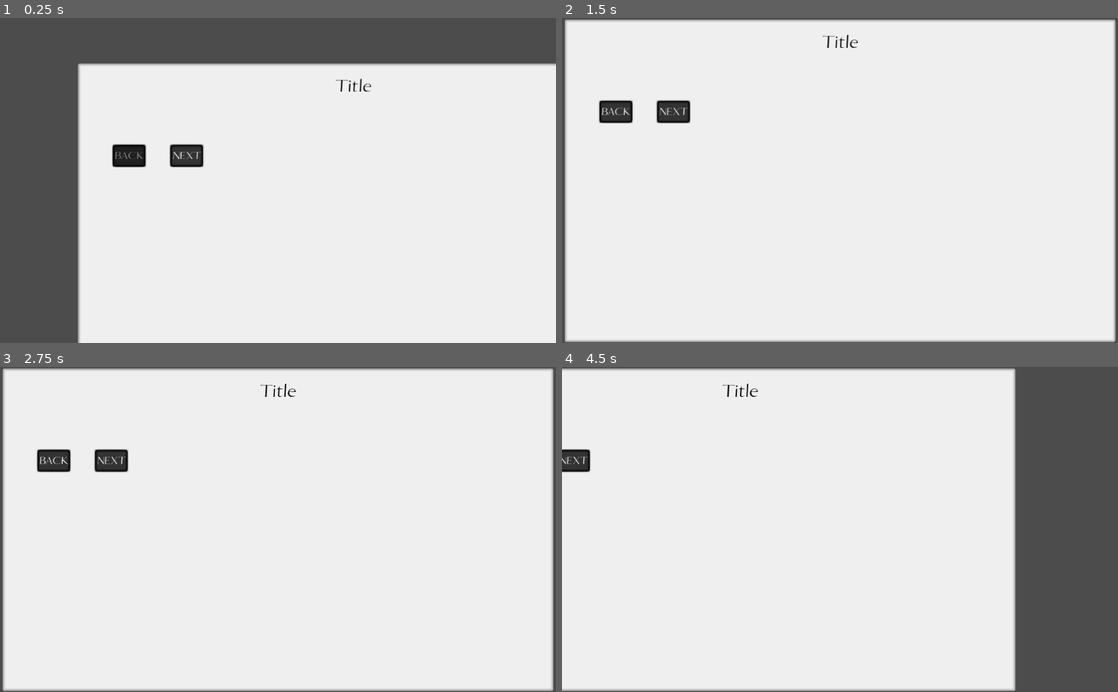
Above: before the commit, frames 1-4 (two rows, left to right).
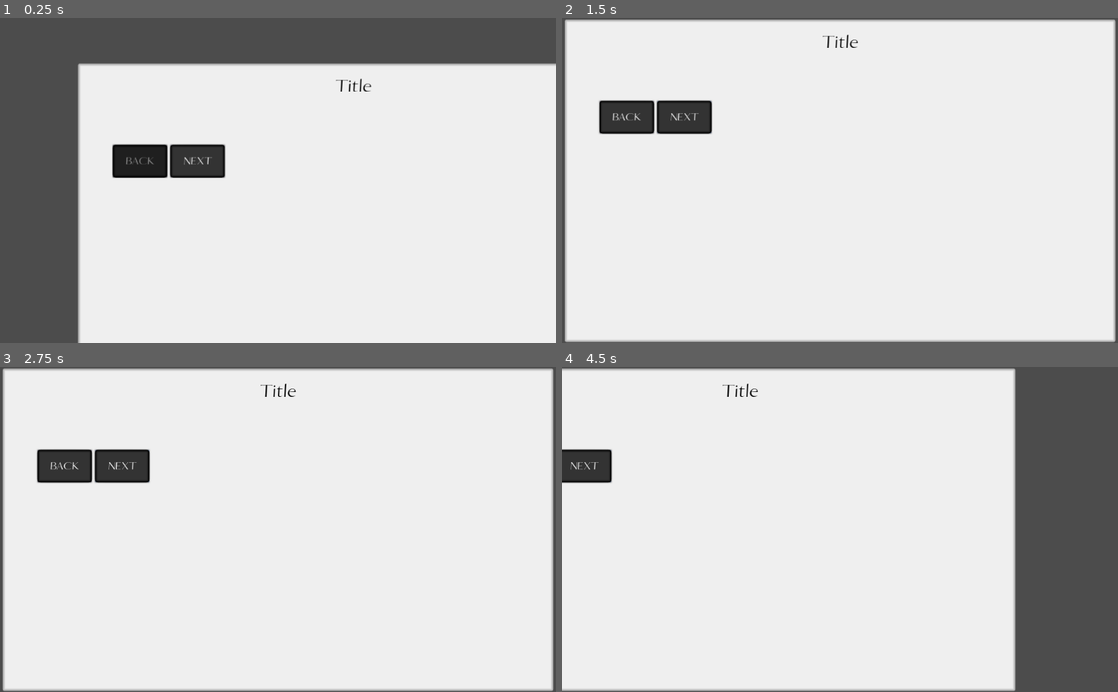
Above: after the commit, the same moments.

Repository: AndreMoukarzel/Grana-Preta
Game: Godot game, scene res://school/Lessons/Question.tscn
The game is run twice, just before and just after one commit, with the same random seed, the same clock (stepped at 60 frames per second) and the same inputs. This scene is started directly instead of the project's main scene.
Inputs (mouse positions are in pixels of both pictures, inside the frame that each line leads up to):
- Up to frame 1 (0.25 s): no input
- Up to frame 2 (1.5 s): click "BACK" at 0.5 s; click "NEXT" at 1.25 s
- Up to frame 3 (2.75 s): click "NEXT" at 2 s
- Up to frame 4 (4.5 s): click "NEXT" at 2.75 s; tap Enter at 3.5 s; move the mouse to (962, 513) at 3.52 s; press the mouse at (962, 513) at 3.53 s; release the mouse at (962, 513) at 4.25 s; tap Space at 4.25 s; drag from (728, 545) to (812, 594) at 4.27 s

The runs differ from the first frame. In frame 1, 1.5% of the frame differs, in the area x 20-41%, y 38-50%; in frame 2, 1.5%, in the area x 6-27%, y 25-36%; in frame 3, 1.5%; in frame 4, 0.7%.
Error before the commit: Attempt to call function 'show' in base 'null instance' on a null instance. (res://school/Lessons/Question.gd:144)
Error after the commit: Attempt to call function 'show' in base 'null instance' on a null instance. (res://school/Lessons/Question.gd:140)

Commit message:
Make so Questionnaires can be completed
Work on #2

Diff:
--- a/school/Lessons/Question.gd
+++ b/school/Lessons/Question.gd
@@ -32,11 +32,7 @@
 		var question_height = add_question(i, title_height + 60)
 		add_answers(i, question_height + 80)
 	var answers_height = show_question_and_answer(0)
-	var total_height = position_back_and_next(answers_height + 60)
-
-	rect_size.y = total_height + 25
-	set_camera_limits(total_height)
-	set_height(total_height)
+	set_questionnaire_size(answers_height)
 
 
 func add_title(title):
@@ -77,18 +73,6 @@
 	return tex_size.y
 
 
-func parse_content(parent, content, centralize=false):
-	var vpos = 0
-
-	for c in content:
-		if c.find(".png") != -1: # is an image
-			vpos += add_image(parent, vpos, c) + 5
-		else:
-			vpos += add_text(parent, c, vpos, centralize) + 5
-
-	return vpos
-
-
 func add_question(index, pos_y):
 	var Cont = Control.new()
 
@@ -126,12 +110,24 @@
 		Alt.connect("pressed", self, "Alternative_selected", [Alt])
 
 		answer_pos += Alt.rect_size.y + 5
-	Cont.rect_size.y = current_answers.size() * (ALTER_HEIGHT + 10)
+	Cont.rect_size.y = (current_answers.size() - 1) * (ALTER_HEIGHT + 10)
+
+
+func parse_content(parent, content, centralize=false):
+	var vpos = 0
+
+	for c in content:
+		if c.find(".png") != -1: # is an image
+			vpos += add_image(parent, vpos, c) + 5
+		else:
+			vpos += add_text(parent, c, vpos, centralize) + 5
+
+	return vpos
 
 
 func position_back_and_next(pos_y):
-	$Back.rect_position = Vector2(OS.get_window_size().x/3, pos_y)
-	$Next.rect_position = Vector2(2 * OS.get_window_size().x/3, pos_y)
+	$Back.rect_position = Vector2(OS.get_window_size().x/3 - $Back.rect_size.x/2, pos_y + 50)
+	$Next.rect_position = Vector2(2 * OS.get_window_size().x/3 - $Next.rect_size.x/2, pos_y + 50)
 
 	return pos_y + 20
 
@@ -159,15 +155,25 @@
 
 	if wrong_answers == 0:
 		print("You got everything right!")
+		if not Save.completed_lessons.has(id): # if not completed, complete
+			complete()
 	else:
 		print(wrong_answers, " incorrect answers")
+		if not Save.completed_lessons.has(id): # if not completed, lock
+			lock()
 
 
 func complete():
 	var School = get_tree().get_root().get_node("School")
 
 	School.complete_lesson(id)
-#	set_completed()
+	School._on_Back_pressed()
+
+
+func lock():
+	var School = get_tree().get_root().get_node("School")
+
+	School._on_Back_pressed()
 
 
 func get_all_questions_and_answers(content):
@@ -194,22 +200,34 @@
 	rect_size.y = h
 
 
+func set_questionnaire_size(answers_height):
+	var total_height = position_back_and_next(answers_height + 60)
+
+	rect_size.y = total_height + 25
+	set_camera_limits(total_height)
+	set_height(total_height)
+
+
 func _on_Next_pressed():
 	if current_question == questions.size() - 1:
 		display_results()
 	else:
 		$Back.set_modulate(Color(1, 1, 1))
 		current_question += 1
-		show_question_and_answer(current_question)
+		var answers_height = show_question_and_answer(current_question)
+		set_questionnaire_size(answers_height)
 
 		if current_question == questions.size() - 1:
 			$Next/Label.text = "Finish"
+			$Next/Panel.set_modulate(Color(.3, 1, .3))
 
 
 func _on_Back_pressed():
 	$Next/Label.text = "NEXT"
+	$Next/Panel.set_modulate(Color(1, 1, 1))
 	current_question = max(current_question - 1, 0)
-	show_question_and_answer(current_question)
+	var answers_height = show_question_and_answer(current_question)
+	set_questionnaire_size(answers_height)
 
 	if current_question == 0:
 		$Back.set_modulate(Color(.6, .6, .6))
--- a/school/Lessons/Question.tscn
+++ b/school/Lessons/Question.tscn
@@ -29,43 +29,41 @@
 editor/display_folded = true
 
 [node name="Next" type="Button" parent="." index="2"]
-editor/display_folded = true
 margin_left = 170.0
 margin_top = 150.0
-margin_right = 230.0
-margin_bottom = 190.0
+margin_right = 270.0
+margin_bottom = 210.0
 
 [node name="Panel" type="Panel" parent="Next" index="0"]
-margin_right = 60.0
-margin_bottom = 40.0
+margin_right = 100.0
+margin_bottom = 60.0
 mouse_filter = 1
 custom_styles/panel = SubResource( 1 )
 
 [node name="Label" type="Label" parent="Next" index="1"]
-margin_right = 60.0
-margin_bottom = 40.0
+margin_right = 100.0
+margin_bottom = 60.0
 custom_fonts/font = SubResource( 2 )
 text = "NEXT"
 align = 1
 valign = 1
 
 [node name="Back" type="Button" parent="." index="3"]
-editor/display_folded = true
 modulate = Color( 0.6, 0.6, 0.6, 1 )
 margin_left = 64.352
 margin_top = 150.0
-margin_right = 124.352
-margin_bottom = 190.0
+margin_right = 164.352
+margin_bottom = 210.0
 
 [node name="Panel" type="Panel" parent="Back" index="0"]
-margin_right = 60.0
-margin_bottom = 40.0
+margin_right = 100.0
+margin_bottom = 60.0
 mouse_filter = 1
 custom_styles/panel = SubResource( 1 )
 
 [node name="Label" type="Label" parent="Back" index="1"]
-margin_right = 60.0
-margin_bottom = 40.0
+margin_right = 100.0
+margin_bottom = 60.0
 custom_fonts/font = SubResource( 2 )
 text = "BACK"
 align = 1
